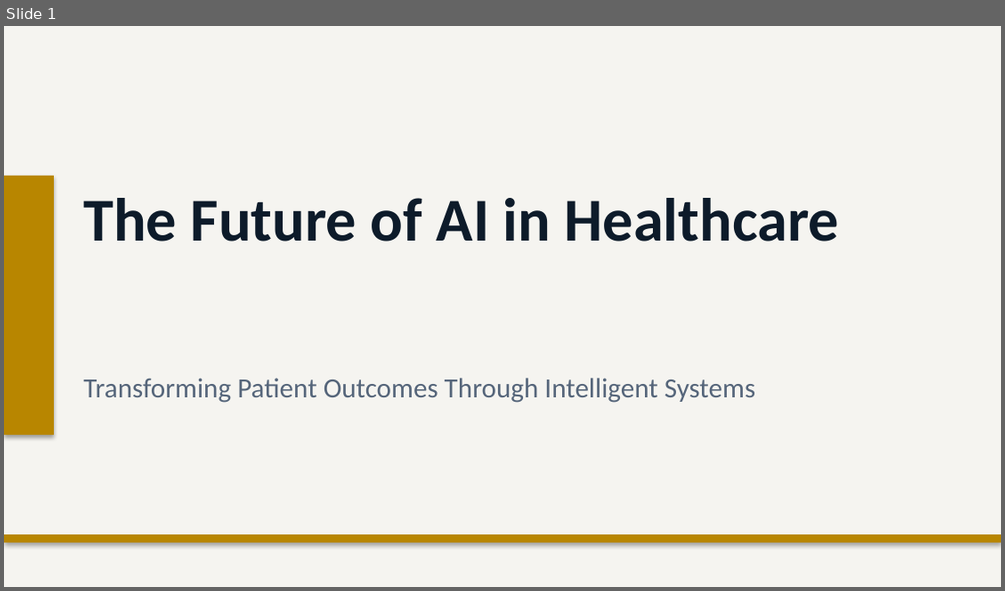
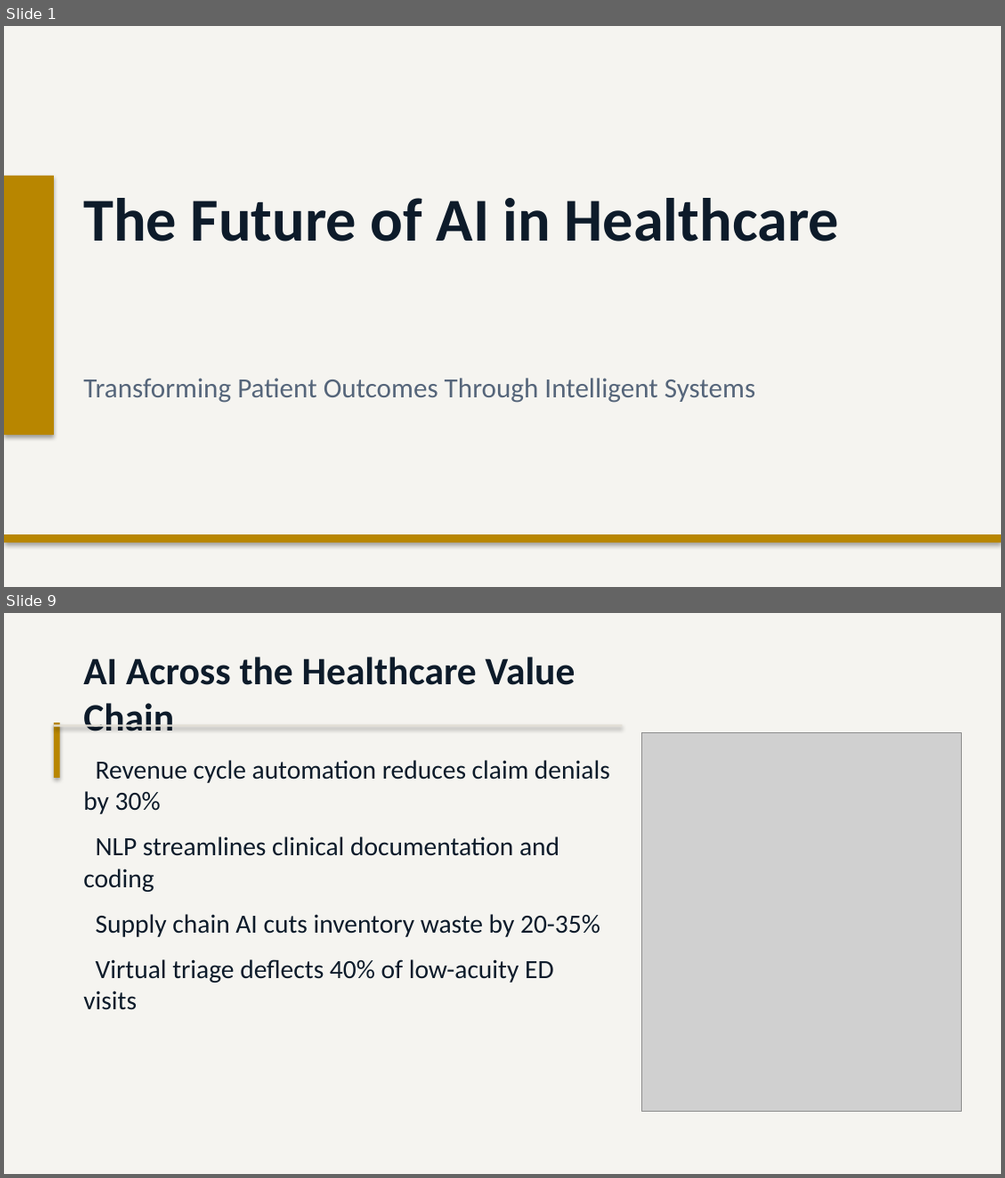
Before and after one commit to Moodswing9/claude-deck-generator, a slide deck: The Future of AI in Healthcare.pptx. Shown one above the other, each under a label of ours: slide 1 before the commit, slides 1 and 9 after it; the slides between them are not shown. The pictures are 1005x591 and 1005x1178 pixels, drawn with LibreOffice and Linux fonts; fonts in the diff are those of the drawing; grey boxes stand for pictures. Boxes give left, top, right and bottom in pixels: in the first picture for what was removed or moved away, otherwise in the second. Text is boxed around its words. In the diff, an @@ line names an element or a change of style, - is before the commit and + after.

```diff
--- a/The Future of AI in Healthcare.pptx
+++ b/The Future of AI in Healthcare.pptx
@@ slide 9 added at (4,613,1001,1174), background #F5F4F0 @@
@@ text added at (83,657,575,731), 28 pt, text #0D1B2A, bold @@
+AI Across the Healthcare Value Chain
@@ rectangle added at (54,722,60,778), fill #B88600 @@
@@ rectangle added at (54,724,622,727), fill #E2DED5 @@
@@ picture added at (642,732,961,1111) @@
@@ text added at (83,760,610,1010), 19 pt, text #0D1B2A @@
+Revenue cycle automation reduces claim denials by 30%
+NLP streamlines clinical documentation and coding
+Supply chain AI cuts inventory waste by 20-35%
+Virtual triage deflects 40% of low-acuity ED visits
```
Also in this commit, not shown: 5 slides changed, 7 other slides added, 7 slides removed, 1 other file.
